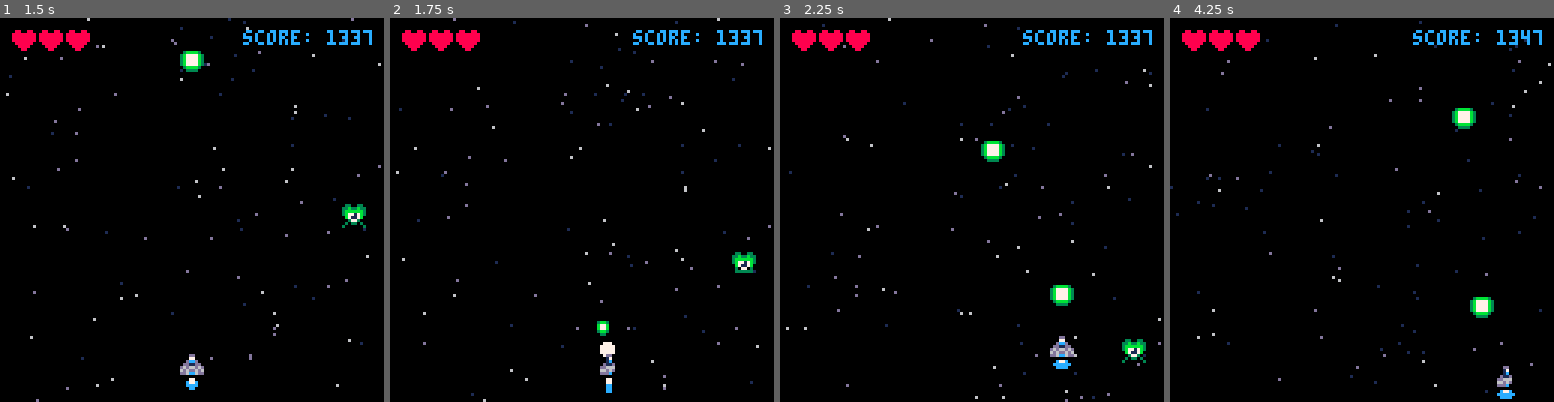
Above: before the commit, frames 1-4 (left to right).
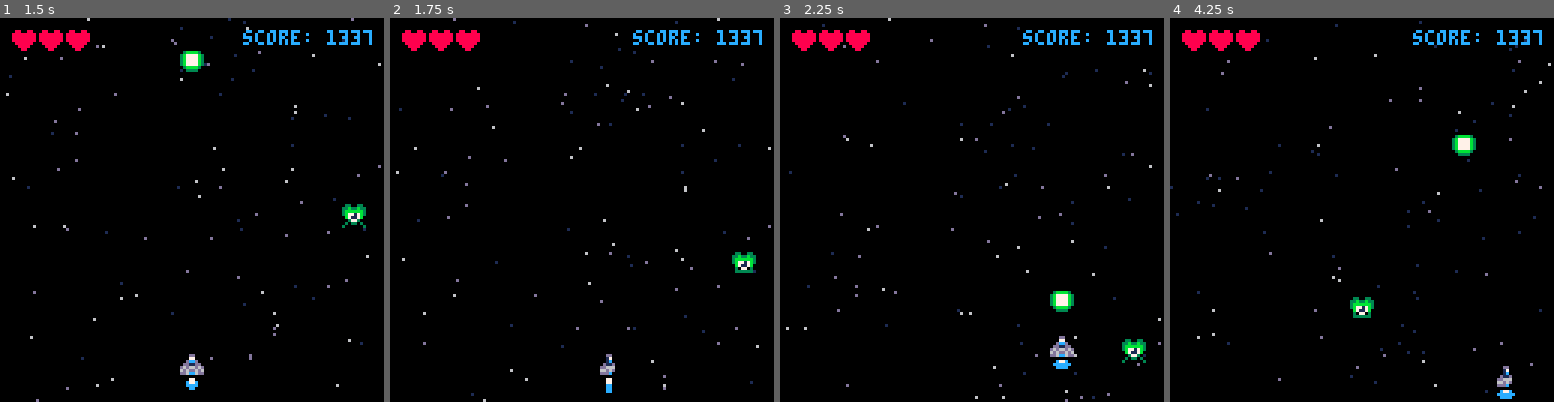
Above: after the commit, the same moments.

Repository: salty-max/cherry-bomb
Game: PICO-8 cartridge cherry.p8
The game is run twice, just before and just after one commit, with the same random seed, the same clock (stepped at 60 frames per second) and the same inputs.
Inputs:
- Up to frame 1 (1.5 s): tap X (X key) at 0.33, 1.07 s; tap O (Z key) at 0.7 s
- Up to frame 2 (1.75 s): hold Right from 1.6 s (still down); tap O (Z key) at 1.7 s
- Up to frame 3 (2.25 s): tap X (X key) at 1.85 s; release Right at 2.1 s; tap O (Z key) at 2.1 s; hold Up from 2.15 s (still down)
- Up to frame 4 (4.25 s): release Up at 2.42 s; hold Right 2.47-3.03 s; tap O (Z key) every 0.4 s from 2.5 to 4.1 s; tap X (X key) at 2.97, 4.08 s; hold Left 3.08-3.58 s; hold Down 3.63-3.97 s; hold Right from 4.02 s (still down)

Frame 1 is identical in both runs. In frame 2, 0.2% of the frame differs, in the area x 53-59%, y 78-89%; in frame 3, 0.6%; in frame 4, 1.2%, in the area x 46-93%, y 3-79%.

Commit message:
feat: shoot cooldown

Diff:
--- a/src/main.lua
+++ b/src/main.lua
@@ -27,6 +27,7 @@
 
   bul = {}
   bul_spd = 2
+  shoot_cd = 0
 
   mobs= {}
   spawn_mob()
--- a/src/ship.lua
+++ b/src/ship.lua
@@ -34,10 +34,15 @@
 end
 
 function shoot()
-  if btnp(4) then
-    sfx(0)
-    muzzle = 5
-    make_bullet(ship.x, ship.y - 6)
+  if btn(4) then
+    if shoot_cd <= 0 then
+      sfx(0)
+      muzzle = 5
+      make_bullet(ship.x, ship.y - 6)
+      shoot_cd = 8
+    else
+      shoot_cd -= 1
+    end
   end
 end
 
--- a/src/update.lua
+++ b/src/update.lua
@@ -19,6 +19,7 @@
         sfx(2)
         del(bul, b)
         del(mobs, m)
+        spawn_mob()
         score += 10
       end
     end
